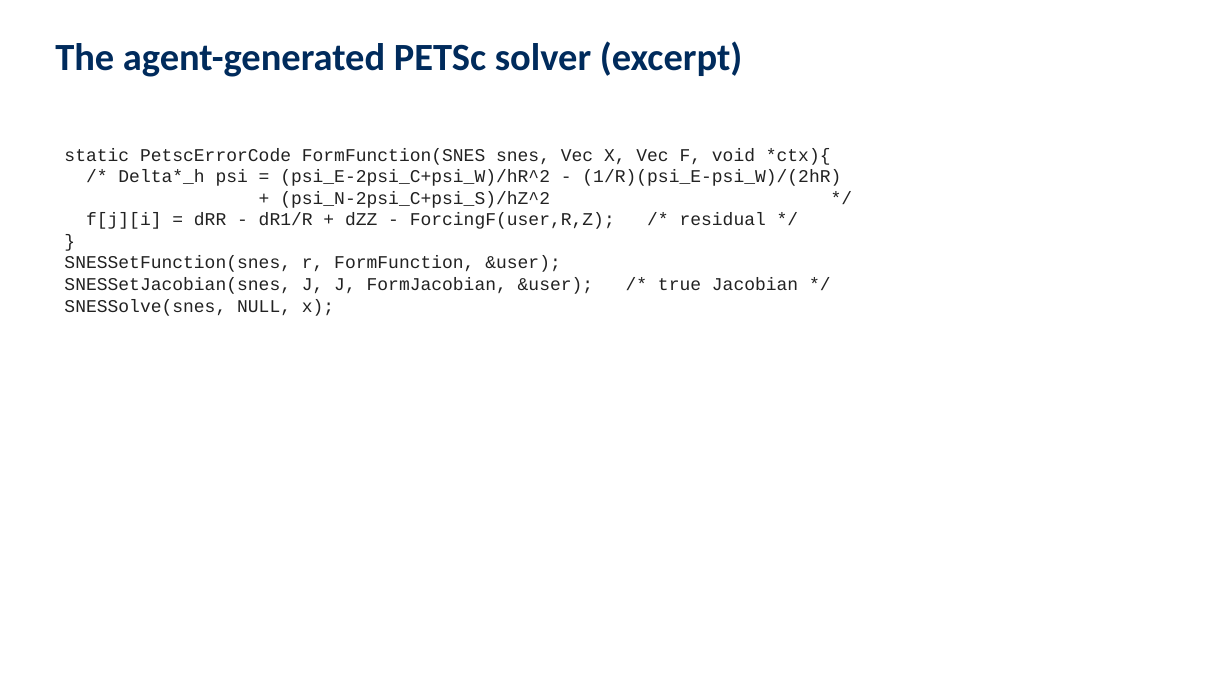
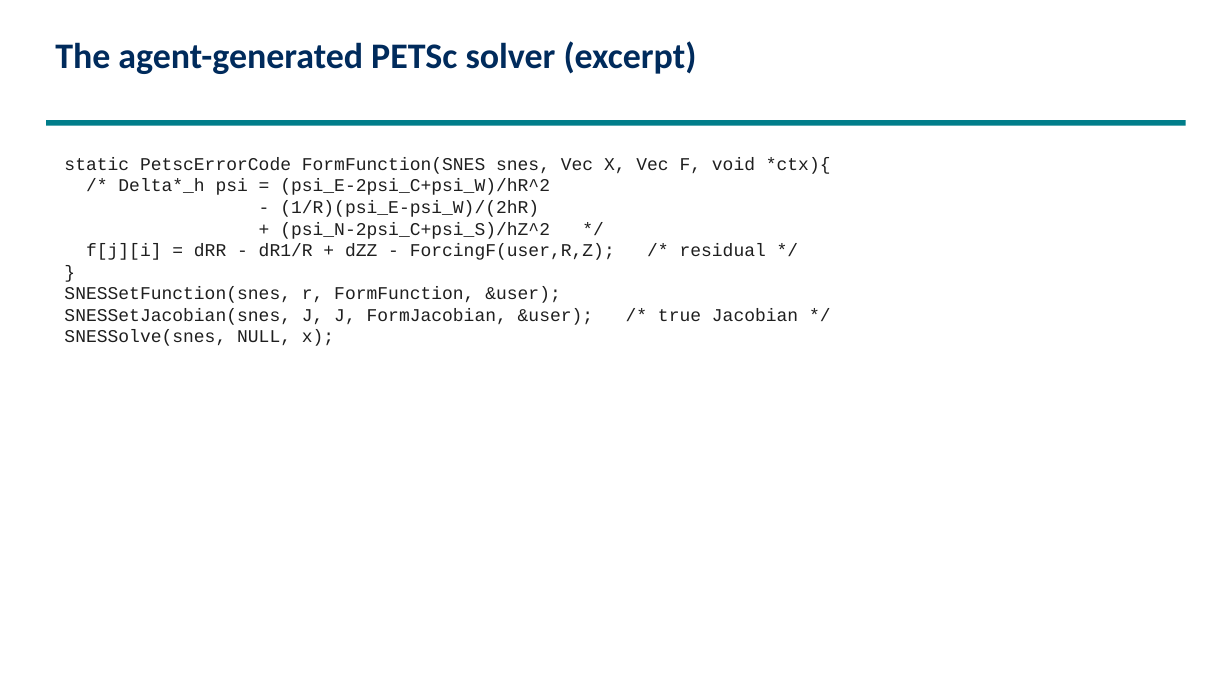
Before and after one commit to engineer-scientist/petsc_mcp_servers_tokamak, a slide deck: slide 6 of slides/petsc_multiagent_tokamak.pptx. Drawn at 1232x693 pixels with LibreOffice and Linux fonts; fonts in the diff are those of the drawing. Boxes give left, top, right and bottom in pixels: in the first picture for what was removed or moved away, otherwise in the second. Text is boxed around its words. In the diff, an @@ line names an element or a change of style, - is before the commit and + after.

```diff
--- a/slides/petsc_multiagent_tokamak.pptx
+++ b/slides/petsc_multiagent_tokamak.pptx
@@ text "The agent-generated PETSc solver (excerpt)" at bbox=[55, 41, 697, 74]: size 30 to 28 pt @@
@@ rectangle added at bbox=[46, 120, 1186, 126], fill #007D8A @@
@@ text "static PetscErrorCode FormFunction(SNES snes, Vec ...": place and size @@
-text "static PetscErrorCode FormFunction(SNES snes, Vec ..." at bbox=[64, 148, 841, 316]
+text "static PetscErrorCode FormFunction(SNES snes, Vec ..." at bbox=[64, 157, 831, 346]
@@ text at bbox=[64, 157, 831, 346]: text colour #222222 to #1F1F1F in "static PetscErrorCode FormFunction(SNES snes, Vec X, Vec ...", "+ (psi_N-2psi_C+psi_S)/hZ^2 */", "f[j][i] = dRR - dR1/R + dZZ ...", "}" and 3 more places @@
@@ text at bbox=[118, 179, 550, 217]: text changed; text colour #222222 to #1F1F1F @@
-/* Delta*_h psi = (psi_E-2psi_C+psi_W)/hR^2 - (1/R)(psi_E-psi_W)/(2hR)
+/* Delta*_h psi = (psi_E-2psi_C+psi_W)/hR^2
+- (1/R)(psi_E-psi_W)/(2hR)
```
Also in this commit, not shown: 9 other slides changed, 2 other files.
